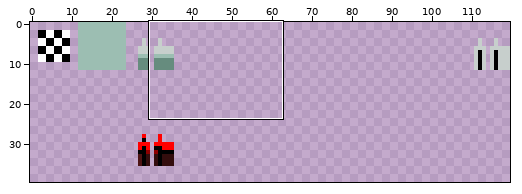
Edited in one commit: sprite sheet (tilesets/ts_spines/output_tileset.png). The first picture is a wide view before the edit; the outline marks the close-up.
Close-up. First the earlier version:
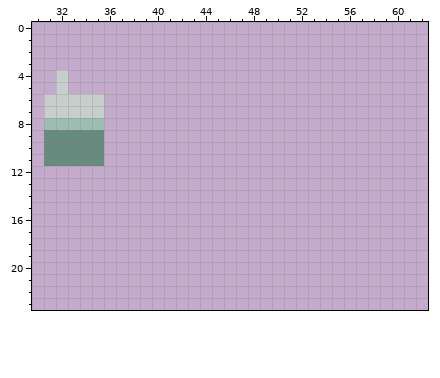
The file is 120x132 pixels. Shown: x 30..62, y 0..23. The wide view leaves out empty margins.
New version:
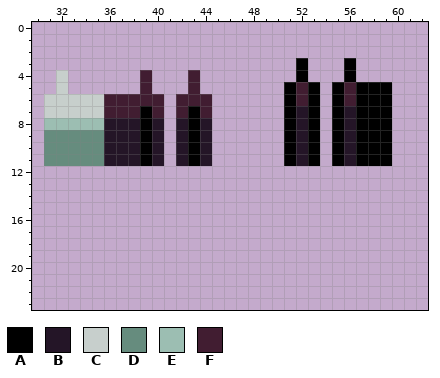
Palette (. is transparent): A #000000  B #241527  C #c7cfcc  D #668c7e  E #9cbeb2  F #411d31
Changes in this commit:
There is now colour A in rows 3 to 4 at x 52 and 56; in rows 5 to 6 at x 51, 53, 55 and 57 to 59; in rows 7 to 11 at x 39, 43, 51, 53, 55 and 57 to 59.
There is now colour B in row 7 at x 52 and 56; in rows 8 to 11 at x 36 to 38, 40, 42, 44, 52 and 56.
There is now colour F in row 4 at x 39 and 43; in row 5 at x 39, 43, 52 and 56; in row 6 at x 36 to 40, 42 to 44, 52 and 56; in row 7 at x 36 to 38, 40, 42 and 44.
